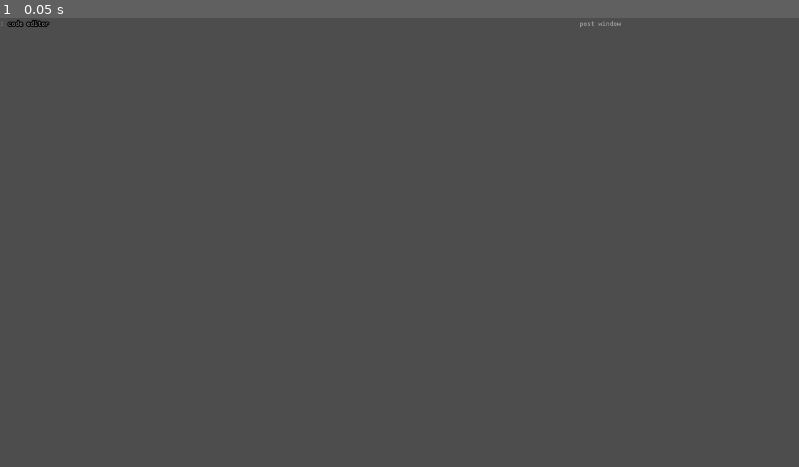
Above: before the commit, frame 1.
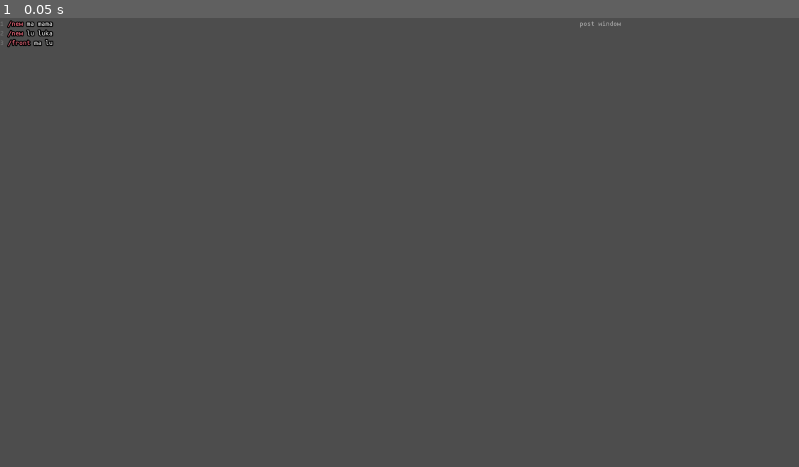
Above: after the commit, the same moment.

Repository: loopier/animatron
Game: Godot game, scene res://main.tscn
The game is run twice, just before and just after one commit, with the same random seed, the same clock (stepped at 60 frames per second) and the same inputs.
Inputs:
- Up to frame 1 (0.05 s): no input

The runs differ from the first frame. In frame 1, 0.2% of the frame differs, in the area x 0-7%, y 0-7%.

Commit message:
Add `/front` and `/behind` -- broken - needs fixin

Diff:
--- a/CommandInterface.gd
+++ b/CommandInterface.gd
@@ -120,6 +120,8 @@
 	"/offset": CommandDescription.new(setAnimationPropertyWithVector, "actor:s x:i y:i", "Set the ACTOR's animation drawing offset in pixels.", Flags.gdScript()),
 	"/offset/x": CommandDescription.new(setAnimationPropertyWithVectorN, "actor:s pixels:i", "Set the ACTOR's animation drawing offset on the X axis.", Flags.gdScript()),
 	"/offset/y": CommandDescription.new(setAnimationPropertyWithVectorN, "actor:s pixels:i", "Set the ACTOR's animation drawing offset on the Y axis.", Flags.gdScript()),
+	"/front": CommandDescription.new(setInFrontOfActor, "actor:s target:s", "Draw the ACTOR in front of the TARGET."),
+	"/behind": CommandDescription.new(setBehindActor, "actor:s target:s", "Draw the ACTOR behind the TARGET."),
 	"/size": CommandDescription.new(size, "actor:s size:f", "Set the ACTOR SIZE on both axes (same value for with and height).", Flags.asArray(false)),
 	"/size/x": CommandDescription.new(sizeX, "actor:s size:f", "Set the ACTOR SIZE on the X axis.", Flags.asArray(false)),
 	"/size/y": CommandDescription.new(sizeY, "actor:s size:f", "Set the ACTOR SIZE on the Y axis.", Flags.asArray(false)),
@@ -824,3 +826,15 @@
 	var actor = result.value
 	actor.scale.y *= float(args[1])
 	return Status.ok(actor)
+
+func setInFrontOfActor(args: Array) -> Status:
+	var result = getActor(args[0])
+	var targetResult = getActor(args[1])
+	if result.isError(): return result
+	if targetResult.isError(): return targetResult
+	var actor = result.value
+	var target = targetResult.value
+	return Status.ok()
+
+func setBehindActor(args: Array) -> Status:
+	return Status.error()
--- a/main.tscn
+++ b/main.tscn
@@ -36,6 +36,9 @@
 theme = ExtResource("3_fotw2")
 theme_override_colors/font_outline_color = Color(0, 0, 0, 1)
 theme_override_constants/outline_size = 10
+text = "/new ma mama
+/new lu luka
+/front ma lu"
 placeholder_text = "code editor"
 caret_type = 1
 syntax_highlighter = SubResource("CodeHighlighter_833ra")
